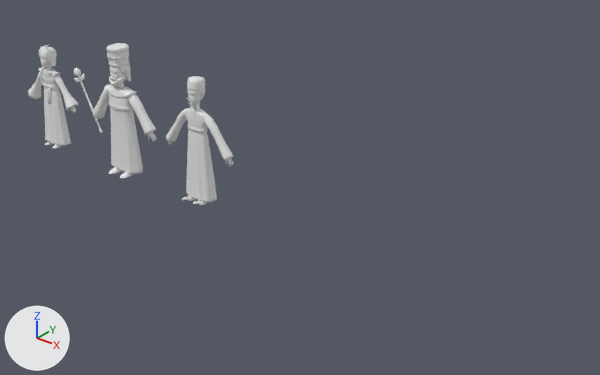
An edit to the Blender file assets/esther/model/characters.blend, drawn before and after from the same camera.
Rendered twice from a camera (50 mm lens) standing at (1.913, -1.51, 1.101) and looking at (0.652, 0.066, 0.124). Every picture has the same lights, and +X, +Y and +Z are marked at lower left. The older version comes first.

In view in the first picture: 'esther_body', 'haman_body', 'haman_cap', 'king_body' and 2 more.
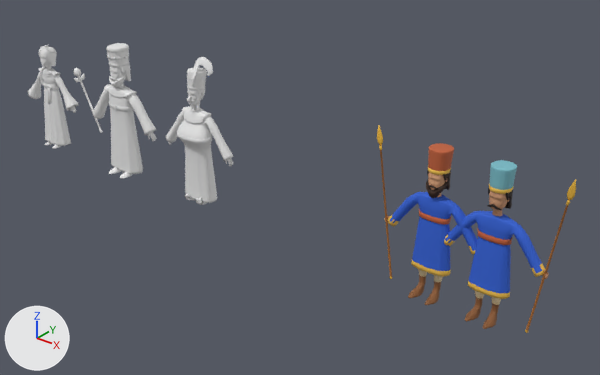
Boxes (x1, y1, x2, y2) around the edits, measured in the pictures (600 x 375 px; the box of a moved part takes in the faces that stretch with it):
'guard2_body', added (blue): after (444, 189, 549, 329)
'guard1_body', added (blue): after (384, 170, 477, 305)
'haman_body', reshaped (27% taller): before (166, 89, 234, 205); after (166, 57, 234, 205)
'guard2_cap', added (cyan): after (489, 160, 517, 194)
'guard1_cap', added (orange): after (428, 143, 454, 175)
'guard2_spear', added: after (525, 179, 576, 333)
'haman_cap', reshaped (53% taller): before (187, 76, 206, 90); after (187, 68, 207, 90)
'guard1_spear', added: after (377, 126, 392, 279)
part 1 of me_haman_body, moved or reshaped: before (187, 124, 207, 133); after (177, 130, 212, 144)
part 2 of me_haman_body, added: after (182, 106, 211, 124)
part 3 of me_haman_body, added: after (192, 57, 213, 84)
part 4 of me_haman_body, moved or reshaped: (174, 94, 217, 205) in both
part 5 of me_haman_cap, moved or reshaped: before (187, 76, 205, 88); after (187, 68, 207, 88)

Edits to the bpy script that builds the scene:
```text
Add mat_es_guard_paint_001:
    mat_es_guard_paint_001 = bpy.data.materials.new('es_guard_paint.001')
    # uses the picture img_guard_paint_png_001
Change me_haman_body:
    remove me_haman_body.from_pydata(...)  # 9267 vertices, 9120 faces, 2 loose edges; spans x -0.127..0.127, y -0.056..0.026, z 0.002..0.357
    add me_haman_body.from_pydata(...)  # 11445 vertices, 11336 faces, 2 loose edges; spans x -0.127..0.127, y -0.048..0.026, z 0.002..0.428
    me_haman_body part 1: the loose piece of 240 vertices spanning x -0.034..0.034, y -0.017..0.015, z 0.218..0.23 is scaled about its middle by (1.7, 2.11, 1.21), then moved by (0.0, -0.013, -0.019)
    me_haman_body part 2: a new loose piece of 840 vertices spanning x -0.047..0.047, y -0.026..0.016, z 0.245..0.279, in mat_es_page (white #e7e7e7)
    me_haman_body part 3: a new loose piece of 542 vertices spanning x 0.0..0.058, y -0.023..0.017, z 0.358..0.428, in mat_es_page (white #e7e7e7)
    me_haman_body part 4: 30 vertices moved within x -0.123..0.044, y -0.029..0.023, z 0.01..0.32; 2300 vertices removed from x -0.127..0.126, y -0.056..0.025, z 0.004..0.326; 2992 vertices added at x -0.127..0.127, y -0.045..0.025, z 0.006..0.326
    other edits to the shape of me_haman_body do not show in these pictures
Change me_haman_cap:
    remove me_haman_cap.from_pydata(...)  # 449 vertices, 400 faces; spans x -0.0229..0.0229, y -0.0226..0.0303, z 0.3348..0.3708
    add me_haman_cap.from_pydata(...)  # 735 vertices, 648 faces; spans x -0.0247..0.0247, y -0.0225..0.0362, z 0.3348..0.3946
    me_haman_cap part 5: 193 vertices removed from x -0.0229..0.0229, y -0.0217..0.0303, z 0.3418..0.3708; 225 vertices added at x -0.0245..0.0245, y -0.0214..0.0362, z 0.3427..0.3946
    other edits to the shape of me_haman_cap do not show in these pictures
Add ob_guard1_body:
    ob_guard1_body = bpy.data.objects.new('guard1_body', me_guard1_body_001)  # 9398 vertices, 9226 faces, 4 loose edges; spans x -0.132..0.127, y -0.053..0.029, z 0.002..0.343
    ob_guard1_body.location = (1.1, 0.0, 0.0)
Add ob_guard1_cap:
    ob_guard1_cap = bpy.data.objects.new('guard1_cap', me_guard1_cap_001)  # 625 vertices, 576 faces; spans x -0.0264..0.0264, y -0.0244..0.0342, z 0.3227..0.3815
    ob_guard1_cap.location = (1.1, 0.0, 0.0)
Add ob_guard1_spear:
    ob_guard1_spear = bpy.data.objects.new('guard1_spear', me_guard1_spear_001)  # 114 vertices, 130 faces; spans x -0.162..-0.1, y -0.011..-0.003, z 0.006..0.398
    ob_guard1_spear.location = (1.1, 0.0, 0.0)
Add ob_guard2_body:
    ob_guard2_body = bpy.data.objects.new('guard2_body', me_guard2_body_001)  # 8894 vertices, 8724 faces, 4 loose edges; spans x -0.127..0.132, y -0.053..0.029, z 0.002..0.343
    ob_guard2_body.location = (1.25, 0.0, 0.0)
Add ob_guard2_cap:
    ob_guard2_cap = bpy.data.objects.new('guard2_cap', me_guard2_cap_001)  # 625 vertices, 576 faces; spans x -0.0264..0.0264, y -0.0244..0.0342, z 0.3227..0.3815
    ob_guard2_cap.location = (1.25, 0.0, 0.0)
Add ob_guard2_spear:
    ob_guard2_spear = bpy.data.objects.new('guard2_spear', me_guard2_spear_001)  # 114 vertices, 130 faces; spans x 0.1..0.162, y -0.011..-0.003, z 0.006..0.398
    ob_guard2_spear.location = (1.25, 0.0, 0.0)
```
